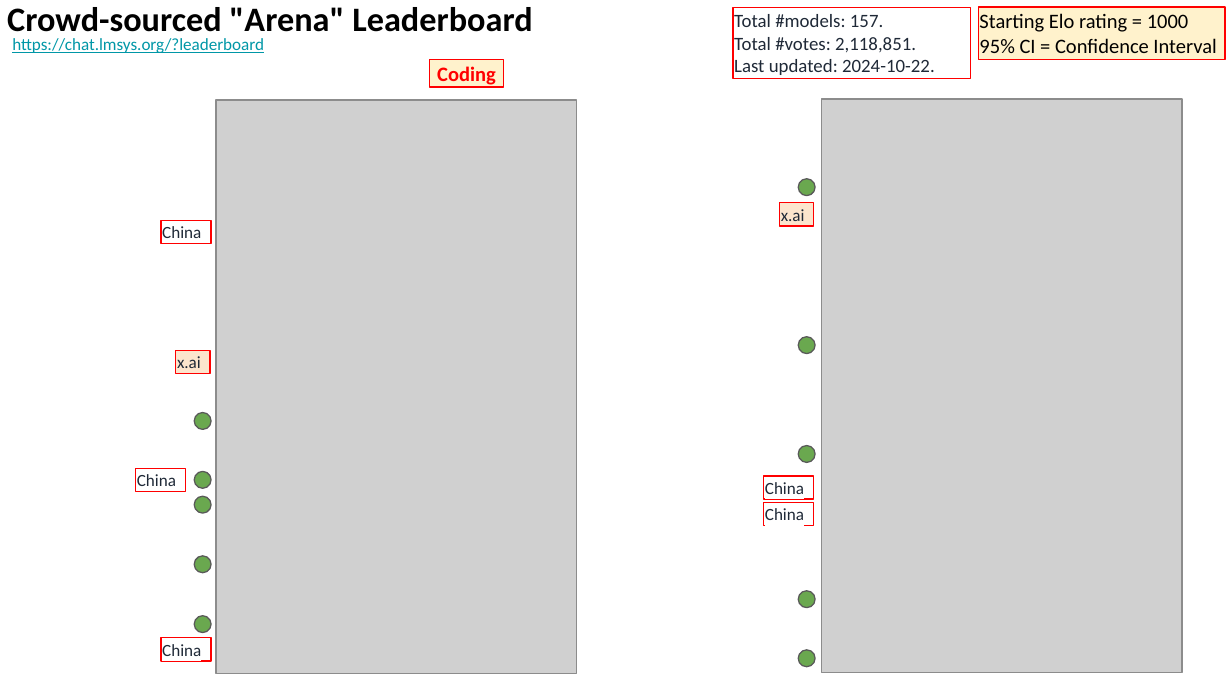
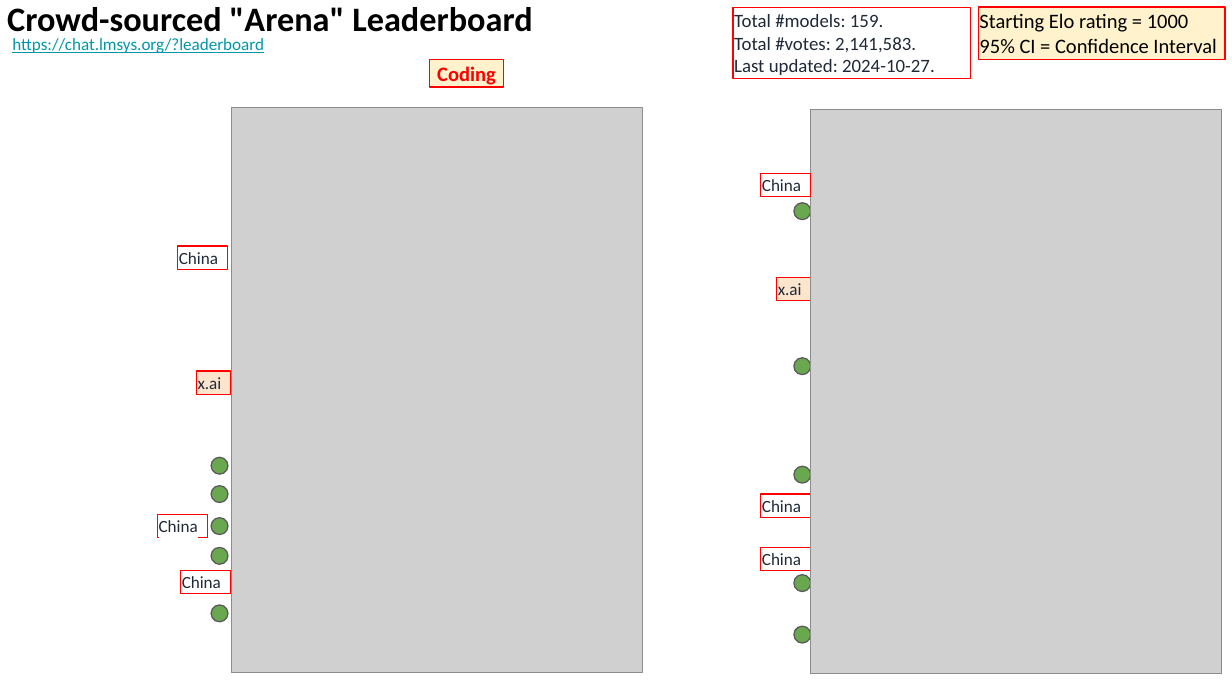
Before and after one commit to lselector/seminar, a slide deck: slide 14 of 2024/2024-11-01-AI-Updates.pptx (slide 9 before the commit). Drawn at 1232x693 pixels with LibreOffice and Linux fonts; fonts in the diff are those of the drawing; grey boxes stand for pictures. Boxes give left, top, right and bottom in pixels: in the first picture for what was removed or moved away, otherwise in the second. Text is boxed around its words. In the diff, an @@ line names an element or a change of style, - is before the commit and + after.

```diff
--- a/2024/2024-11-01-AI-Updates.pptx
+++ b/2024/2024-11-01-AI-Updates.pptx
@@ text in rectangle at box(734, 14, 935, 75): text changed @@
-Total #models: 157.
-Total #votes: 2,118,851.
-Last updated: 2024-10-22.
+Total #models: 159.
+Total #votes: 2,141,583.
+Last updated: 2024-10-27.
@@ picture: place and size @@
-picture at box(216, 100, 577, 674)
+picture at box(232, 107, 643, 671)
@@ picture: place and size @@
-picture at box(822, 99, 1183, 673)
+picture at box(811, 110, 1222, 674)
@@ rectangle added at box(760, 174, 811, 197), outline #FF0000 0.75 pt, 10 pt, text #1F2937 @@
+China
@@ ellipse: place and size @@
-ellipse at box(798, 179, 816, 196)
+ellipse at box(793, 203, 811, 221)
@@ rectangle "China": place and size @@
-rectangle "China" at box(161, 221, 212, 244)
+rectangle "China" at box(177, 246, 228, 270)
@@ rectangle "x.ai": place and size @@
-rectangle "x.ai" at box(780, 203, 814, 227)
+rectangle "x.ai" at box(776, 277, 811, 301)
@@ ellipse: place and size @@
-ellipse at box(798, 336, 816, 354)
+ellipse at box(793, 357, 811, 375)
@@ rectangle "x.ai": place and size @@
-rectangle "x.ai" at box(176, 351, 211, 375)
+rectangle "x.ai" at box(196, 371, 230, 394)
@@ ellipse: place and size @@
-ellipse at box(195, 472, 212, 489)
+ellipse at box(211, 457, 228, 474)
@@ ellipse: place and size @@
-ellipse at box(798, 446, 816, 463)
+ellipse at box(793, 466, 811, 483)
@@ 3 ellipses: place and size @@
-3 ellipses at box(195, 496, 212, 633)
+3 ellipses at box(211, 485, 228, 622)
@@ rectangle "China": place and size @@
-rectangle "China" at box(764, 503, 814, 526)
+rectangle "China" at box(760, 494, 811, 517)
@@ rectangle "China": place and size @@
-rectangle "China" at box(136, 468, 186, 492)
+rectangle "China" at box(158, 515, 208, 538)
@@ ellipse: place and size @@
-ellipse at box(195, 413, 212, 430)
+ellipse at box(211, 517, 228, 535)
@@ rectangle "China": place and size @@
-rectangle "China" at box(764, 476, 814, 499)
+rectangle "China" at box(760, 547, 811, 570)
@@ rectangle "China": place and size @@
-rectangle "China" at box(161, 638, 212, 662)
+rectangle "China" at box(181, 570, 232, 594)
@@ ellipse: place and size @@
-ellipse at box(798, 591, 816, 609)
+ellipse at box(793, 574, 811, 591)
@@ ellipse: place and size @@
-ellipse at box(798, 650, 816, 668)
+ellipse at box(793, 626, 811, 643)
```
Also in this commit, not shown: 8 other slides changed, 5 slides added.
